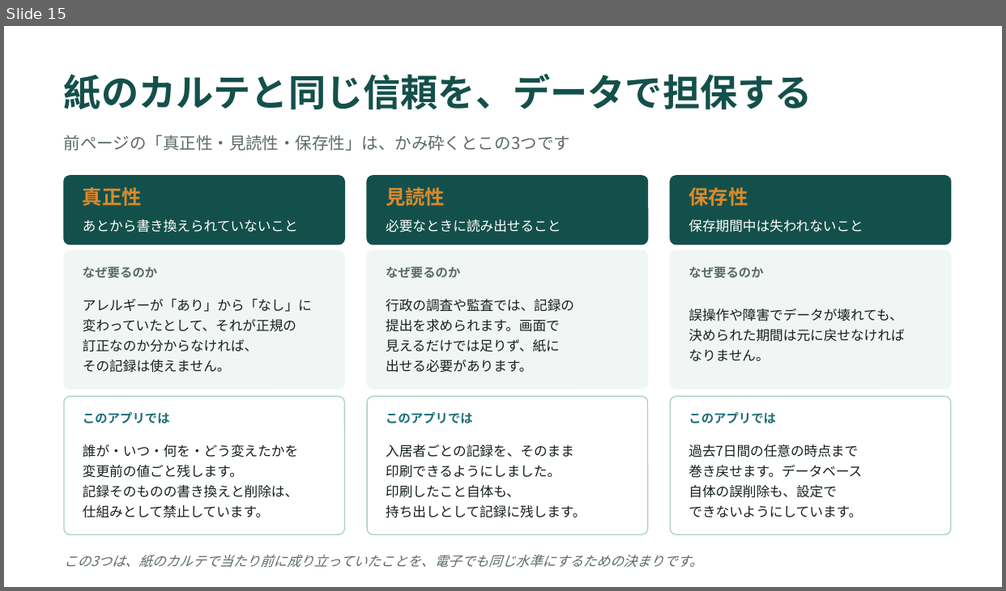
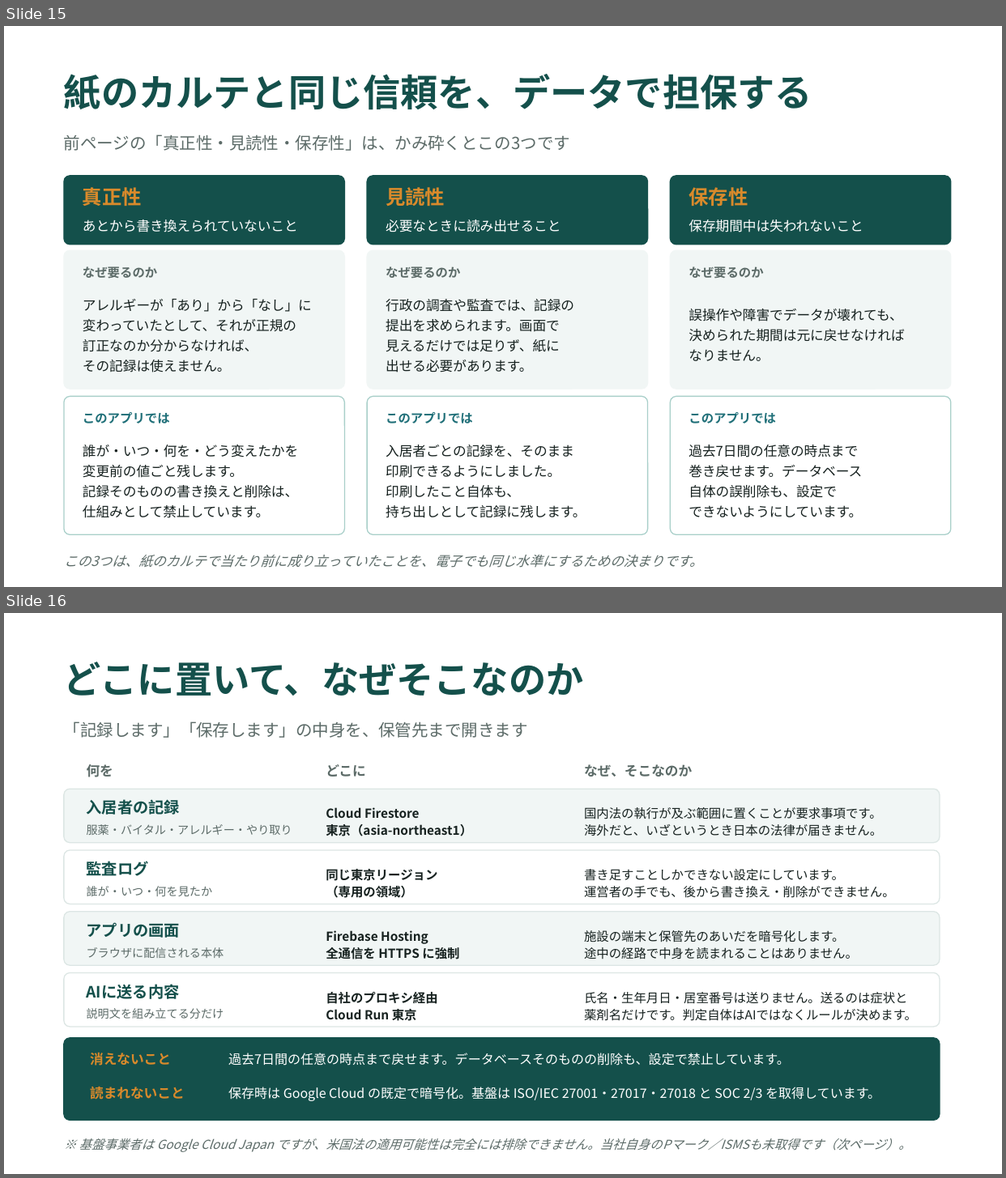
Before and after one commit to taisako082600-spec/pharmacare, a slide deck: PharmaCare_紹介資料.pptx. Shown one above the other, each under a label of ours: slide 15 before the commit, slides 15 and 16 after it. The pictures are 1006x591 and 1006x1178 pixels, drawn with LibreOffice and Linux fonts; fonts in the diff are those of the drawing. Boxes give left, top, right and bottom in pixels: in the first picture for what was removed or moved away, otherwise in the second. Text is boxed around its words. In the diff, an @@ line names an element or a change of style, - is before the commit and + after.

```diff
--- a/PharmaCare_紹介資料.pptx
+++ b/PharmaCare_紹介資料.pptx
@@ slide 16 added at [4, 613, 1002, 1174], background #FFFFFF @@
@@ text added at [64, 662, 584, 696], 36 pt, text #14504B, bold @@
+どこに置いて、なぜそこなのか
@@ text added at [64, 722, 528, 738], 16 pt, text #5C6B68 @@
+「記録します」「保存します」の中身を、保管先まで開きます
@@ text added at [87, 764, 113, 777], 13 pt, text #5C6B68, bold @@
+何を
@@ text added at [326, 764, 365, 777], 13 pt, text #5C6B68, bold @@
+どこに
@@ text added at [584, 764, 692, 777], 13 pt, text #5C6B68, bold @@
+なぜ、そこなのか
@@ rounded rectangle added at [64, 789, 940, 843], fill #F1F6F5, outline #DCE6E4 1 pt @@
@@ text added at [87, 799, 180, 815], 15 pt, text #14504B, bold @@
+入居者の記録
@@ text added at [87, 824, 292, 835], 11 pt, text #5C6B68 @@
+服薬・バイタル・アレルギー・やり取り
@@ text added at [326, 807, 472, 837], 12 pt, text #16211F, bold @@
+Cloud Firestore
+東京（asia-northeast1）
@@ text added at [584, 807, 882, 837], 12 pt, text #16211F @@
+国内法の執行が及ぶ範囲に置くことが要求事項です。
+海外だと、いざというとき日本の法律が届きません。
@@ rounded rectangle added at [64, 850, 940, 905], fill #FFFFFF, outline #DCE6E4 1 pt @@
@@ text added at [87, 861, 149, 876], 15 pt, text #14504B, bold @@
+監査ログ
@@ text added at [326, 869, 437, 898], 12 pt, text #16211F, bold @@
+同じ東京リージョン
+（専用の領域）
@@ text added at [584, 869, 895, 898], 12 pt, text #16211F @@
+書き足すことしかできない設定にしています。
+運営者の手でも、後から書き換え・削除ができません。
@@ text added at [87, 886, 213, 897], 11 pt, text #5C6B68 @@
+誰が・いつ・何を見たか
@@ rounded rectangle added at [64, 912, 940, 965], fill #F1F6F5, outline #DCE6E4 1 pt @@
@@ text added at [87, 922, 180, 938], 15 pt, text #14504B, bold @@
+アプリの画面
@@ text added at [87, 948, 224, 958], 11 pt, text #5C6B68 @@
+ブラウザに配信される本体
@@ text added at [326, 931, 459, 960], 12 pt, text #16211F, bold @@
+Firebase Hosting
+全通信を HTTPS に強制
@@ text added at [584, 931, 858, 959], 12 pt, text #16211F @@
+施設の端末と保管先のあいだを暗号化します。
+途中の経路で中身を読まれることはありません。
@@ rounded rectangle added at [64, 973, 940, 1027], fill #FFFFFF, outline #DCE6E4 1 pt @@
@@ text added at [87, 984, 180, 999], 15 pt, text #14504B, bold @@
+AIに送る内容
@@ text added at [326, 992, 437, 1021], 12 pt, text #16211F, bold @@
+自社のプロキシ経由
+Cloud Run 東京
@@ text added at [584, 992, 917, 1021], 12 pt, text #16211F @@
+氏名・生年月日・居室番号は送りません。送るのは症状と
+薬剤名だけです。判定自体はAIではなくルールが決めます。
@@ text added at [87, 1008, 224, 1019], 11 pt, text #5C6B68 @@
+説明文を組み立てる分だけ
@@ rounded rectangle added at [64, 1038, 940, 1121], fill #14504B, outline #14504B 1 pt @@
@@ text added at [90, 1053, 171, 1066], 13 pt, text #D98A2B, bold @@
+消えないこと
@@ text added at [228, 1053, 790, 1066], 12.5 pt, text #FFFFFF @@
+過去7日間の任意の時点まで戻せます。データベースそのものの削除も、設定で禁止しています。
@@ text added at [90, 1087, 185, 1100], 13 pt, text #D98A2B, bold @@
+読まれないこと
@@ text added at [228, 1087, 880, 1101], 12.5 pt, text #FFFFFF @@
+保存時は Google Cloud の既定で暗号化。基盤は ISO/IEC 27001・27017・27018 と SOC 2/3 を取得しています。
@@ text added at [79, 1139, 910, 1152], 12 pt, text #5C6B68, italic @@
+※ 基盤事業者は Google Cloud Japan ですが、米国法の適用可能性は完全には排除できません。当社自身のPマーク／ISMSも未取得です（次ページ）。
```
Also in this commit, not shown: 1 slide changed, 2 other files.
